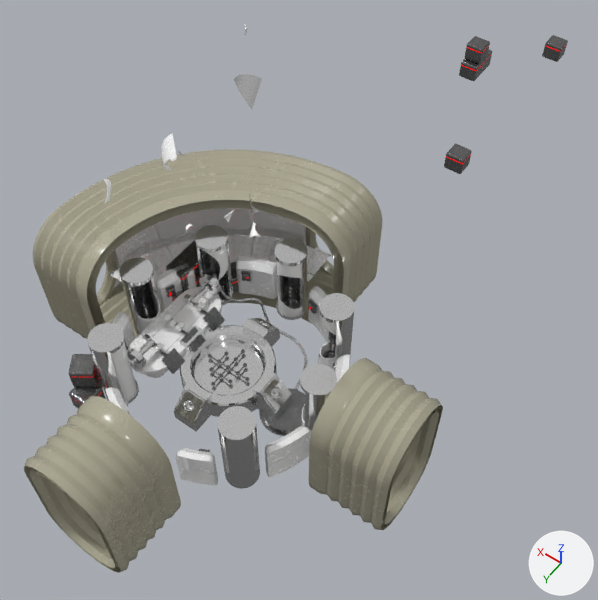
The FBX model public/models/rooms_group.fbx, before and after one commit.
The view is the same before and after, from a camera (50 mm lens) standing at (-0.135, 0.138, 0.297) and looking at (-0.01, -0.037, 0.021). The axes (+X, +Y, +Z) are drawn at lower right. The lights are the same throughout. The older version comes first. Objects named as collision shapes, trigger or cutter boxes, shadow casters or lower levels of detail are left out. Where no turn or scale is listed for an object, it has been applied to the vertices.

Script lines for the objects in view, before the commit:
```python
me_mesh_005 = bpy.data.meshes.new('Mesh.005')
me_mesh_005.from_pydata(...)  # 5810 vertices, 5313 faces; spans x -0.0518..0.0518, y -0.0518..0.0387, z 0.0..0.0388
# faces by material slot: [3682, 1631]
me_mesh_005.materials.append(mat_metal_mat_basic)
me_mesh_005.materials.append(mat_chrome)  # white #e9e9e9
me_mesh_021 = bpy.data.meshes.new('Mesh.021')
me_mesh_021.from_pydata(...)  # 314 vertices, 340 faces; spans x -0.01..0.01, y -0.025..0.025, z -0.0063..0.0063
me_mesh_021.materials.append(mat_plasteel)
me_mesh_030 = bpy.data.meshes.new('Mesh.030')
me_mesh_030.from_pydata(...)  # 2752 vertices, 2891 faces; spans x -0.0285..0.0285, y -0.0285..0.0285, z -0.0068..0.0068
me_mesh_030.materials.append(mat_chrome)  # white #e9e9e9
ob_room_01_capsules = bpy.data.objects.new('room_01_capsules', me_mesh_005)
ob_room_01_capsules.location = (0.0, 0.0, 0.0)
ob_room_02_table = bpy.data.objects.new('room_02_table', me_mesh_021)
ob_room_02_table.location = (0.0281, 0.0, 0.0062)
ob_room_03_central_console = bpy.data.objects.new('room_03_central_console', me_mesh_030)
ob_room_03_central_console.location = (0.0, 0.0, 0.0068)
# also in view: 'room_02_controls' at (0.021, 0.0, 0.012); 'room_walkway_support1' at (0.042, -0.047, -0.001); 'room_02_contraption' at (0.003, 0.005, 0.011); 'room_02_platform' at (-0.03, 0.0, 0.001); 'room_01_wall_mounts' at (0.0, -0.001, 0.01)
```
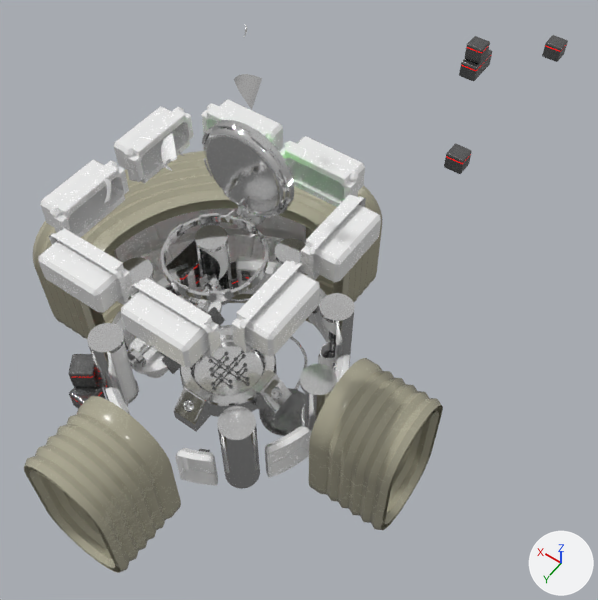
Changed parts and their boxes (x1, y1, x2, y2) in the pictures (598 x 600 px):
'bunks', added: after (38, 99, 381, 367)
'hatch', added: after (202, 120, 295, 221)
'hatch_seal', added: after (160, 213, 269, 302)
'hatch_hinge', added: after (236, 206, 266, 225)
'room_02_table', unchanged, covered by the edit: (129, 287, 222, 378) in both

Edits to the bpy script that builds the scene:
```text
Add mat_clue_mat:
    mat_clue_mat = principled_material('clue_mat')
    mat_clue_mat.base_color = (1.0, 1.0, 1.0)  # white #ffffff
    mat_clue_mat.emission_color = (0.0, 1.0, 0.0)  # green #00ff00
    mat_clue_mat.emission_strength = 1.0
Add me_mesh_040:
    me_mesh_040.from_pydata([(-0.005, -0.0025, -0.00125), (0.005, -0.0025, -0.00125), (-0.005, -0.00125, 0.00125), (0.005, -0.00125, 0.00125), (-0.005, 0.00125, 0.00125), (0.005, 0.00125, 0.00125), (-0.005, 0.0025, -0.00125), (0.005, 0.0025, -0.00125)], [], [(0, 1, 3, 2), (2, 3, 5, 4), (4, 5, 7, 6), (6, 7, 1, 0), (1, 7, 5, 3), (6, 0, 2, 4)])
    me_mesh_040.materials.append(mat_chrome)  # white #e9e9e9
Add me_mesh_039:
    me_mesh_039.from_pydata(...)  # 320 vertices, 320 faces; spans x -0.0187..0.0187, y -0.0187..0.0187, z -0.0025..0.0025
    me_mesh_039.materials.append(mat_chrome)  # white #e9e9e9
Add me_mesh_041:
    me_mesh_041.from_pydata(...)  # 712 vertices, 724 faces; spans x -0.0187..0.0187, y -0.0031..0.0031, z -0.0213..0.0213
    # faces by material slot: [723, 1]
    me_mesh_041.materials.append(mat_chrome)  # white #e9e9e9
    me_mesh_041.materials.append(mat_clue_mat)  # white #ffffff, glowing green #00ff00
Add me_mesh_042:
    me_mesh_042.from_pydata(...)  # 1200 vertices, 1128 faces; spans x -0.048..0.048, y -0.048..0.048, z -0.0075..0.0075
    me_mesh_042.materials.append(mat_plasteel)
Add ob_hatch_hinge:
    ob_hatch_hinge = bpy.data.objects.new('hatch_hinge', me_mesh_040)
    ob_hatch_hinge.location = (0.0, -0.0212, 0.0812)
Add ob_hatch_seal:
    ob_hatch_seal = bpy.data.objects.new('hatch_seal', me_mesh_039)
    ob_hatch_seal.location = (0.0, 0.0, 0.0775)
Add ob_hatch:
    ob_hatch = bpy.data.objects.new('hatch', me_mesh_041)
    ob_hatch.location = (0.0, -0.0206, 0.1)
Add ob_bunks:
    ob_bunks = bpy.data.objects.new('bunks', me_mesh_042)
    ob_bunks.location = (0.0, 0.0, 0.0962)
```
